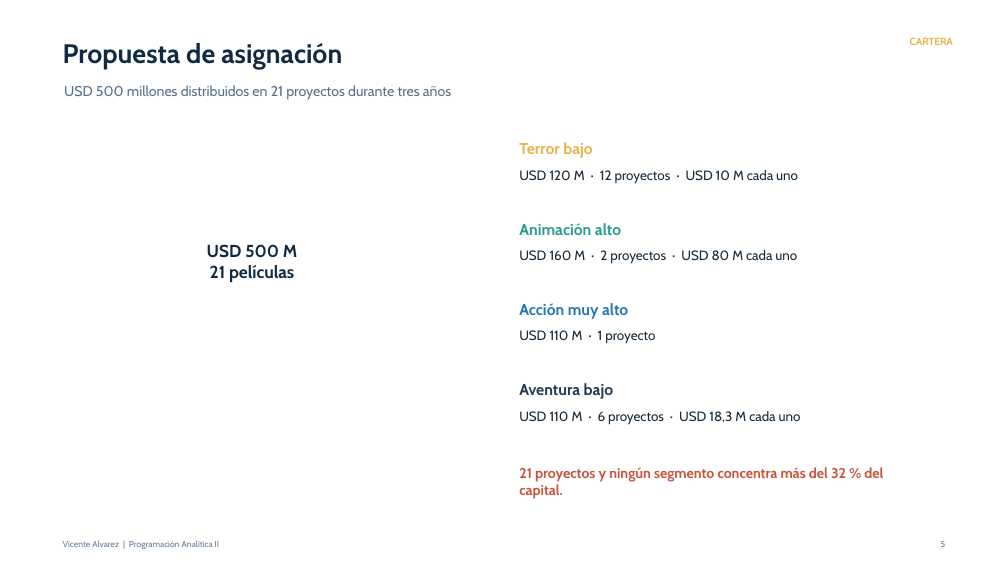
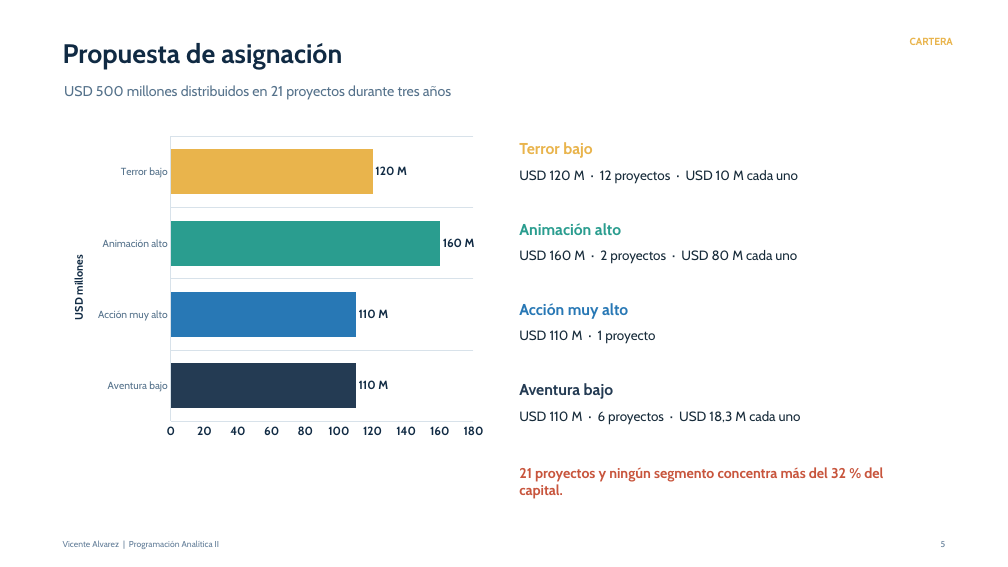
Before and after one commit to alvareezvicente-code/Vicente-Alvarez-programacion-analitica-2, a slide deck: slide 5 of salidas/presentacion_arroyo_capital.pptx. Drawn at 1008x567 pixels with LibreOffice and Linux fonts; fonts in the diff are those of the drawing. Boxes give left, top, right and bottom in pixels: in the first picture for what was removed or moved away, otherwise in the second. Text is boxed around its words. In the diff, an @@ line names an element or a change of style, - is before the commit and + after.

```diff
--- a/salidas/presentacion_arroyo_capital.pptx
+++ b/salidas/presentacion_arroyo_capital.pptx
@@ bar chart added at [55,130,492,445] @@
+categories: Aventura bajo, Acción muy alto, Animación alto, Terror bajo
+Series 1: 110, 110, 160, 120
@@ text removed at [207,244,297,283] @@
-USD 500 M
-21 películas
```
Also in this commit, not shown: 1 other slide changed.
